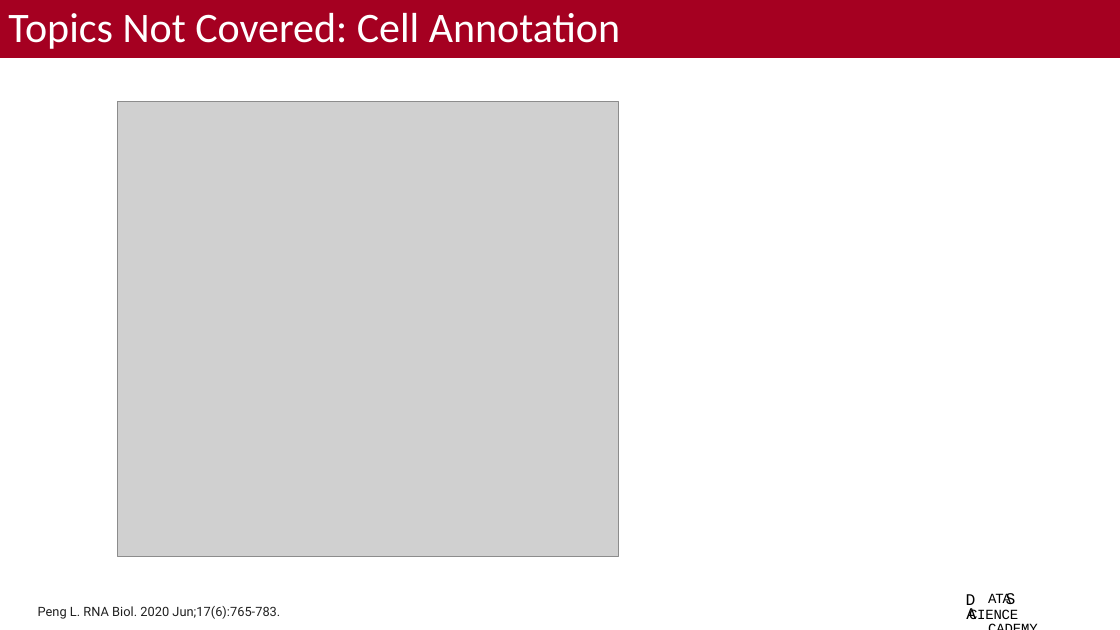
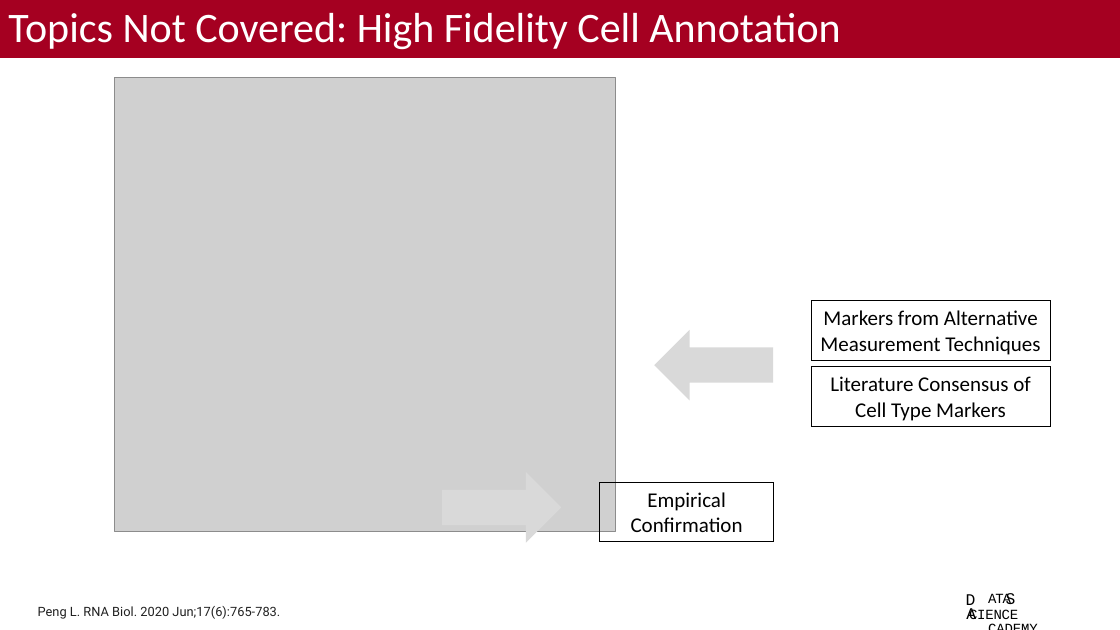
Before and after one commit to bacorli2/scrna_workshop, a slide deck: slide 5 of M7_Summary/M7_Best_Practices.pptx. Drawn at 1120x630 pixels with LibreOffice and Linux fonts; fonts in the diff are those of the drawing; grey boxes stand for pictures; background and template pictures are left out. Boxes give left, top, right and bottom in pixels: in the first picture for what was removed or moved away, otherwise in the second. Text is boxed around its words. In the diff, an @@ line names an element or a change of style, - is before the commit and + after.

```diff
--- a/M7_Summary/M7_Best_Practices.pptx
+++ b/M7_Summary/M7_Best_Practices.pptx
@@ title at [8,13,840,50]: text changed @@
-Topics Not Covered: Cell Annotation
+Topics Not Covered: High Fidelity Cell Annotation
@@ picture: place and size @@
-picture at [117,102,618,556]
+picture at [114,77,615,532]
@@ rectangle added at [812,301,1051,360], outline #000000 0.75 pt, 18 pt, text #000000 @@
+Markers from Alternative Measurement Techniques
@@ down arrow added at [655,330,774,401], fill #D9D9D9 @@
@@ rectangle added at [812,367,1051,427], outline #000000 0.75 pt, 18 pt, text #000000 @@
+Literature Consensus of Cell Type Markers
@@ down arrow added at [442,472,561,543], fill #D9D9D9 @@
@@ rectangle added at [600,483,773,543], outline #000000 0.75 pt, 18 pt, text #000000 @@
+Empirical Confirmation
```
Also in this commit, not shown: 3 other slides changed, 1 slide added, 1 other file.
